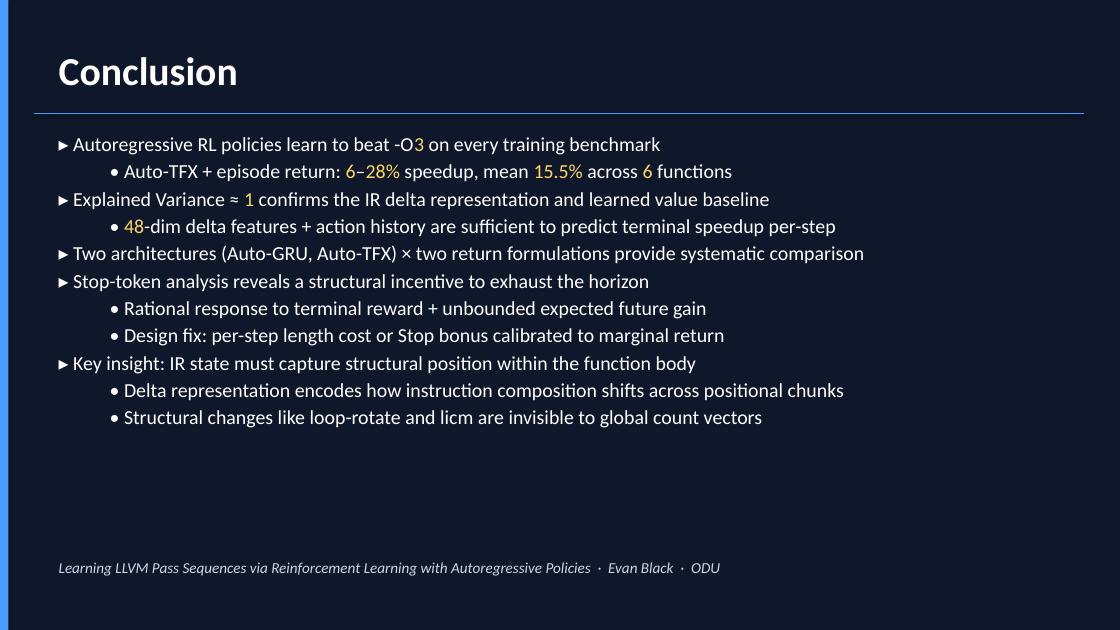
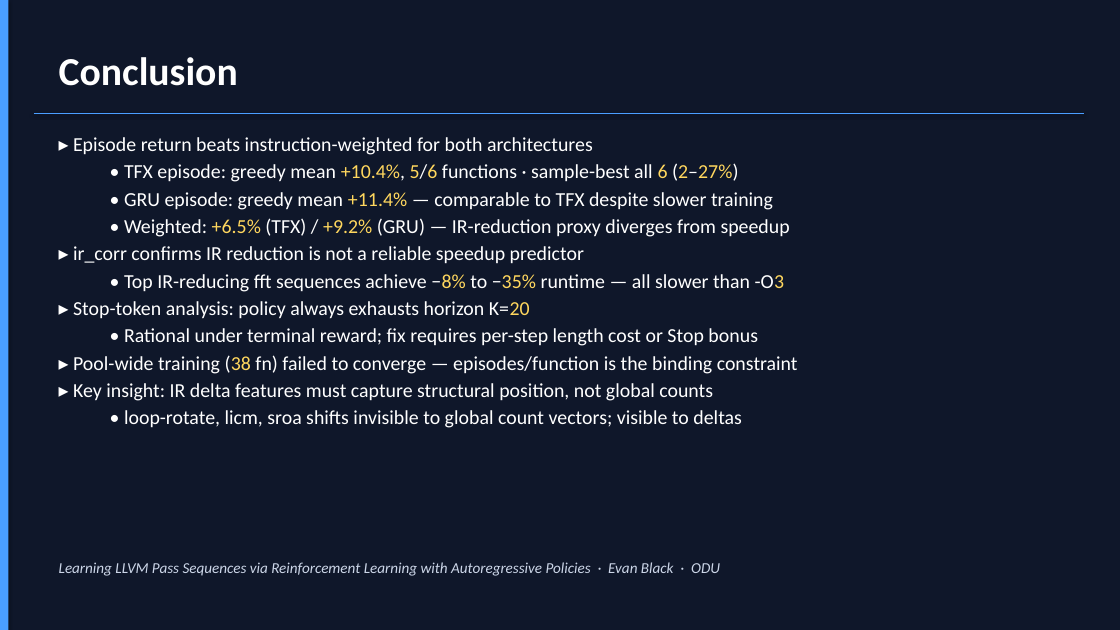
Before and after one commit to eblack-leaf/llvm-lstm, a slide deck: slide 24 of presentation.pptx (slide 21 before the commit). Drawn at 1120x630 pixels with LibreOffice and Linux fonts; fonts in the diff are those of the drawing. Boxes give left, top, right and bottom in pixels: in the first picture for what was removed or moved away, otherwise in the second. Text is boxed around its words. In the diff, an @@ line names an element or a change of style, - is before the commit and + after.

```diff
--- a/presentation.pptx
+++ b/presentation.pptx
@@ text at (x1=73, y1=137, x2=798, y2=428): text changed @@
-▸ Autoregressive RL policies learn to beat -O3 on every training benchmark
-  • Auto-TFX + episode return: 6–28% speedup, mean 15.5% across 6 functions
-▸ Explained Variance ≈ 1 confirms the IR delta representation and learned value baseline
-  • 48-dim delta features + action history are sufficient to predict terminal speedup per-step
-▸ Two architectures (Auto-GRU, Auto-TFX) × two return formulations provide systematic comparison
-▸ Stop-token analysis reveals a structural incentive to exhaust the horizon
-  • Rational response to terminal reward + unbounded expected future gain
-  • Design fix: per-step length cost or Stop bonus calibrated to marginal return
-▸ Key insight: IR state must capture structural position within the function body
-  • Delta representation encodes how instruction composition shifts across positional chunks
-  • Structural changes like loop-rotate and licm are invisible to global count vectors
+▸ Episode return beats instruction-weighted for both architectures
+  • TFX episode: greedy mean +10.4%, 5/6 functions · sample-best all 6 (2–27%)
+  • GRU episode: greedy mean +11.4% — comparable to TFX despite slower training
+  • Weighted: +6.5% (TFX) / +9.2% (GRU) — IR-reduction proxy diverges from speedup
+▸ ir_corr confirms IR reduction is not a reliable speedup predictor
+  • Top IR-reducing fft sequences achieve −8% to −35% runtime — all slower than -O3
+▸ Stop-token analysis: policy always exhausts horizon K=20
+  • Rational under terminal reward; fix requires per-step length cost or Stop bonus
+▸ Pool-wide training (38 fn) failed to converge — episodes/function is the binding constraint
+▸ Key insight: IR delta features must capture structural position, not global counts
+  • loop-rotate, licm, sroa shifts invisible to global count vectors; visible to deltas
```
Also in this commit, not shown: 7 other slides changed, 3 slides added, 4 other files.
